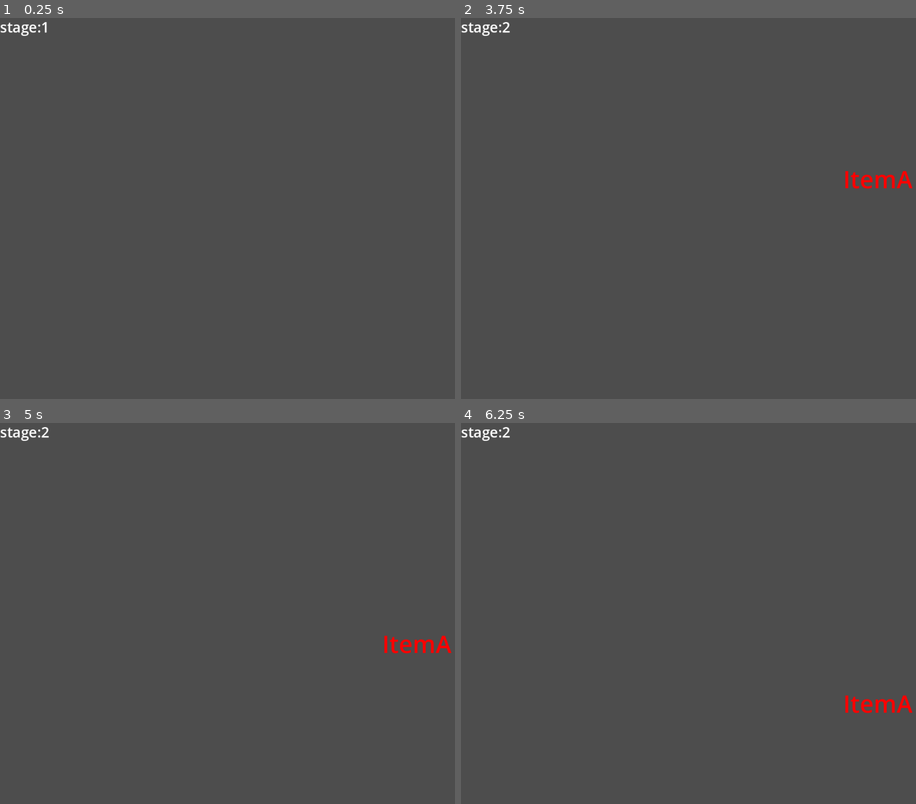
Above: before the commit, frames 1-4 (two rows, left to right).
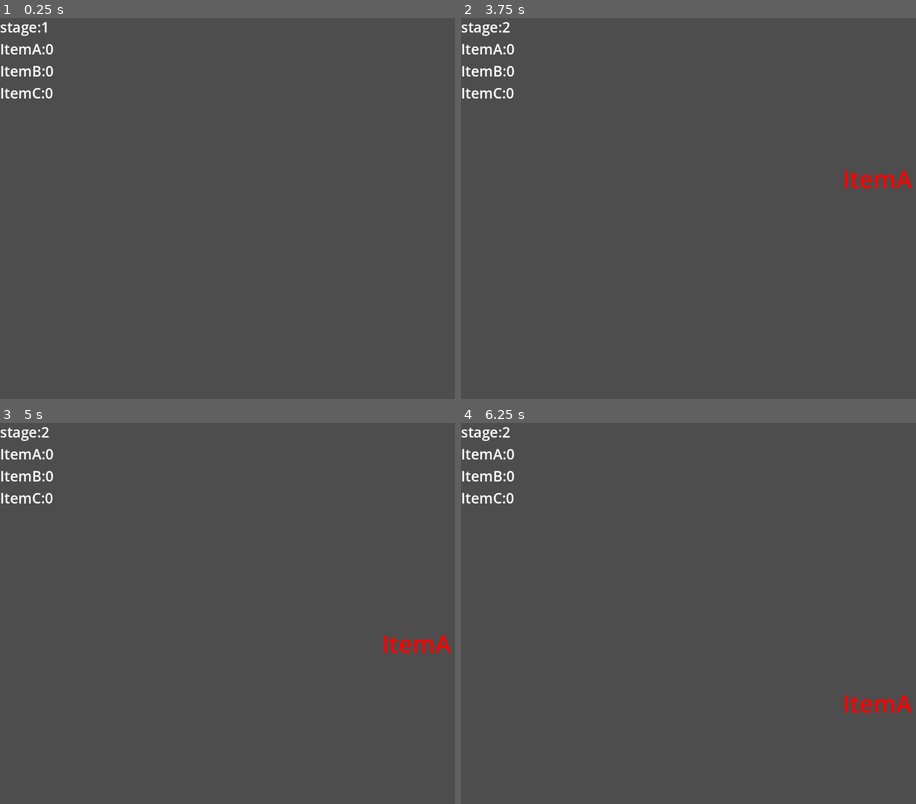
Above: after the commit, the same moments.

Repository: satoIZ/L012
Game: Godot game, scene res://enemy1/enemyA1.tscn
Two runs of this game, one before a commit and one after it. Both use one fixed random seed, a clock stepped at 60 frames per second and the inputs below.
Inputs (mouse positions are in pixels of both pictures, inside the frame that each line leads up to):
- Up to frame 1 (0.25 s): no input
- Up to frame 2 (3.75 s): tap Enter at 0.5, 2, 3.5 s; move the mouse to (770, 158) at 0.52 s; click (770, 158) at 0.67 s; tap Space at 1.25, 2.75 s; move the mouse to (820, 254) at 1.27 s; click (820, 254) at 1.42 s; move the mouse to (579, 158) at 2.02 s; click (579, 158) at 2.17 s; move the mouse to (629, 113) at 2.77 s; click (629, 113) at 2.92 s; move the mouse to (674, 158) at 3.52 s; click (674, 158) at 3.67 s
- Up to frame 3 (5 s): move the mouse to (382, 590) at 4.27 s; click (382, 590) at 4.42 s
- Up to frame 4 (6.25 s): move the mouse to (724, 613) at 5.02 s; click (724, 613) at 5.17 s; move the mouse to (629, 518) at 5.77 s; click (629, 518) at 5.92 s

The runs differ from the first frame. In frame 1, 0.5% of the frame differs, in the area x 0-12%, y 6-22%; in frame 2, 0.5%; in frame 3, 0.5%; in frame 4, 0.5%.
Error before the commit: Invalid assignment of property or key 'text' with value of type 'String' on a base object of type 'null instance'. (res://enemy1/enemyA1.gd:97)

Commit message:
Update hud.tscn

Diff:
--- a/UI/hud.tscn
+++ b/UI/hud.tscn
@@ -18,3 +18,15 @@
 theme_override_font_sizes/font_size = 30
 text = "UI
 "
+
+[node name="ItemA" type="Label" parent="VBox"]
+layout_mode = 2
+theme_override_font_sizes/font_size = 30
+
+[node name="ItemB" type="Label" parent="VBox"]
+layout_mode = 2
+theme_override_font_sizes/font_size = 30
+
+[node name="ItemC" type="Label" parent="VBox"]
+layout_mode = 2
+theme_override_font_sizes/font_size = 30
